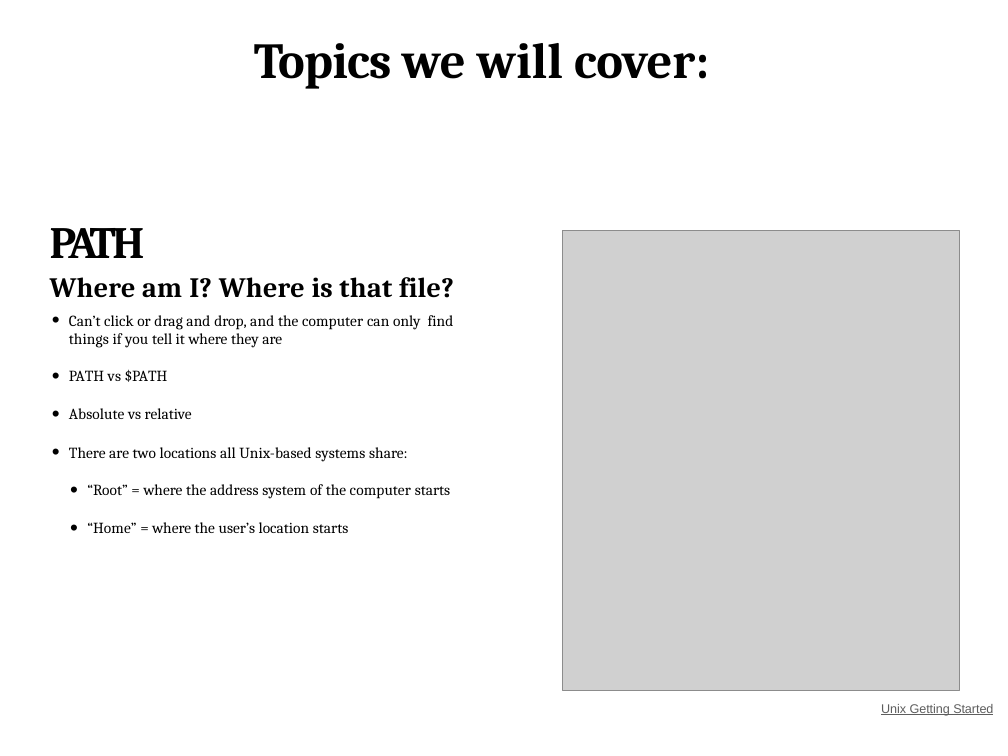
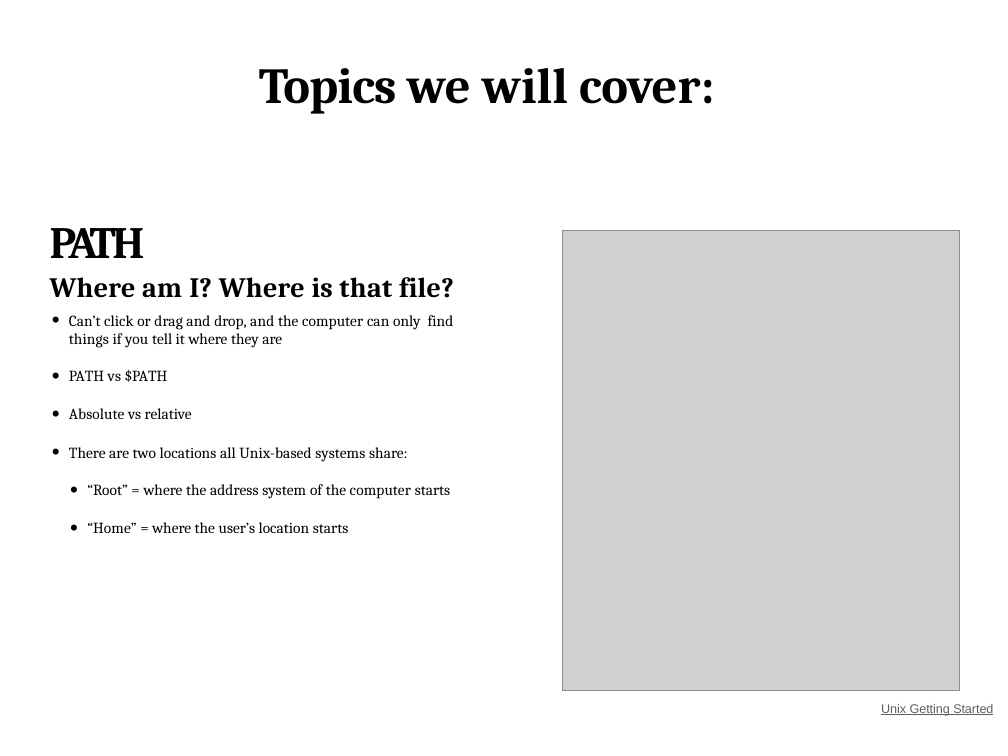
Before and after one commit to PRodriguez19/Intro-to-shell, a slide deck: slide 17 of lectures/Lecture1-MMG3320-Introduction.pptx (slide 18 before the commit). Drawn at 1008x756 pixels with LibreOffice and Linux fonts; fonts in the diff are those of the drawing; grey boxes stand for pictures. Boxes give left, top, right and bottom in pixels: in the first picture for what was removed or moved away, otherwise in the second. Text is boxed around its words. In the diff, an @@ line names an element or a change of style, - is before the commit and + after.

```diff
--- a/lectures/Lecture1-MMG3320-Introduction.pptx
+++ b/lectures/Lecture1-MMG3320-Introduction.pptx
@@ title "Topics we will cover:": place and size @@
-title "Topics we will cover:" at box(254, 43, 709, 89)
+title "Topics we will cover:" at box(259, 68, 714, 114)
```
Also in this commit, not shown: 9 other slides changed, 1 slide added, 2 slides removed, 3 other files.
